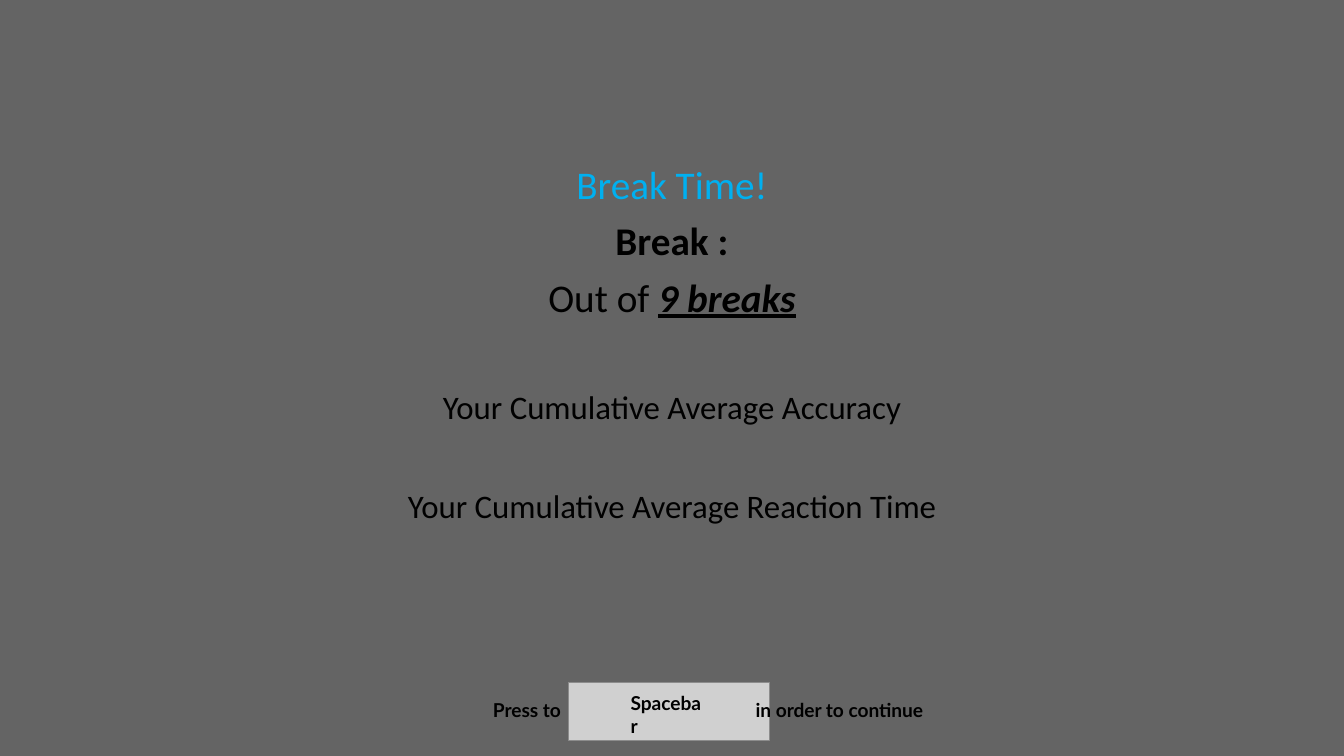
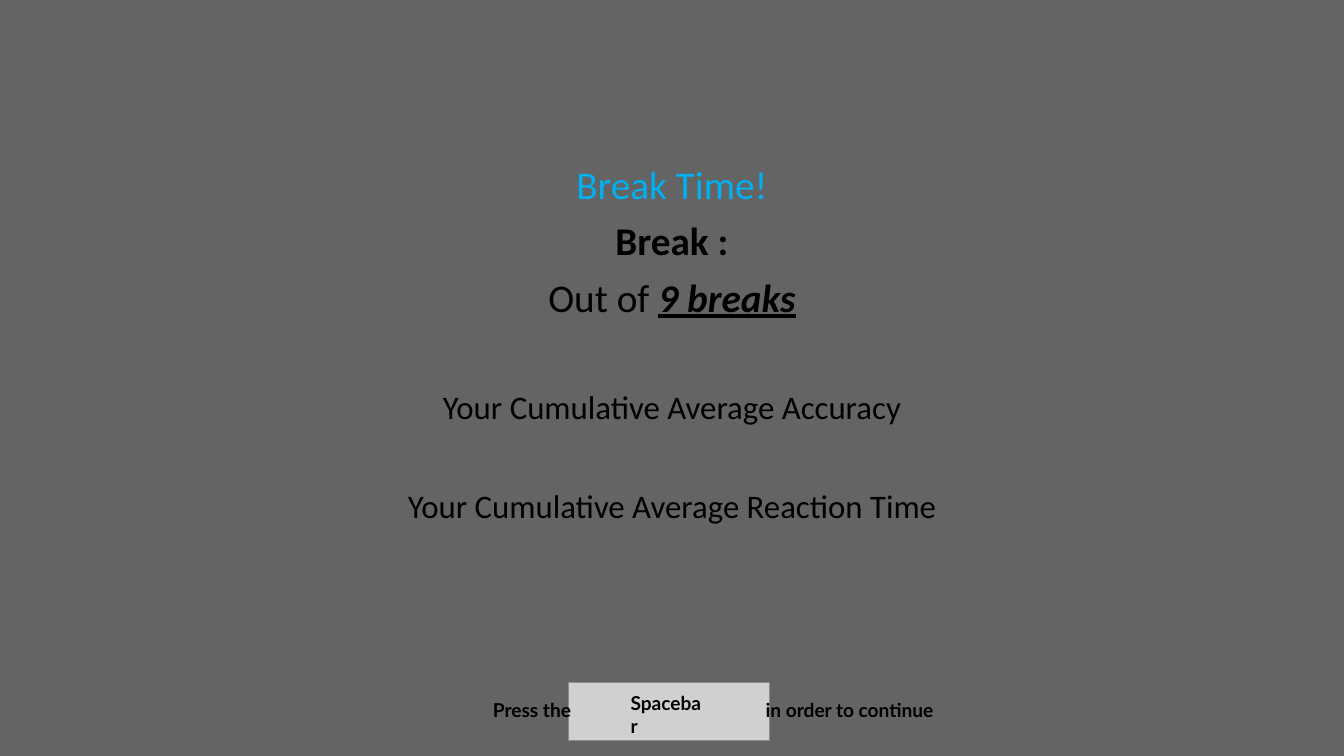
Before and after one commit to Ibrahim-V-Arslan/MT_Sequential_Effects, a slide deck: slide 4 of Squircle experiment/Instructions/Instruction Creator.pptx. Drawn at 1344x756 pixels with LibreOffice and Linux fonts; fonts in the diff are those of the drawing; grey boxes stand for pictures. Boxes give left, top, right and bottom in pixels: in the first picture for what was removed or moved away, otherwise in the second. Text is boxed around its words. In the diff, an @@ line names an element or a change of style, - is before the commit and + after.

```diff
--- a/Squircle experiment/Instructions/Instruction Creator.pptx
+++ b/Squircle experiment/Instructions/Instruction Creator.pptx
@@ text at box(493, 701, 934, 722): text changed @@
-Press to in order to continue
+Press the in order to continue
```
Also in this commit, not shown: 4 other slides changed, 1 slide added, 50 other files.
